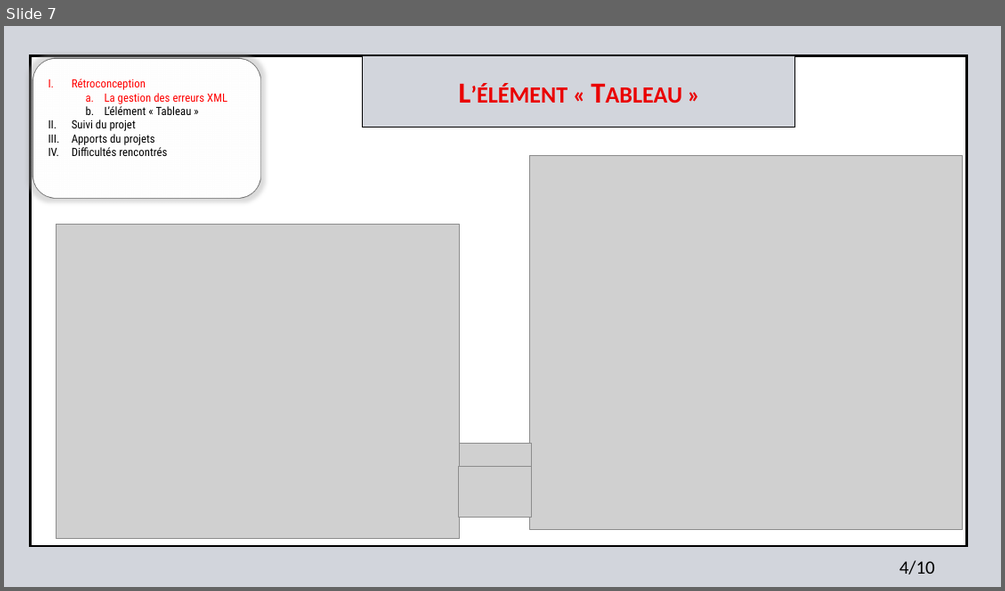
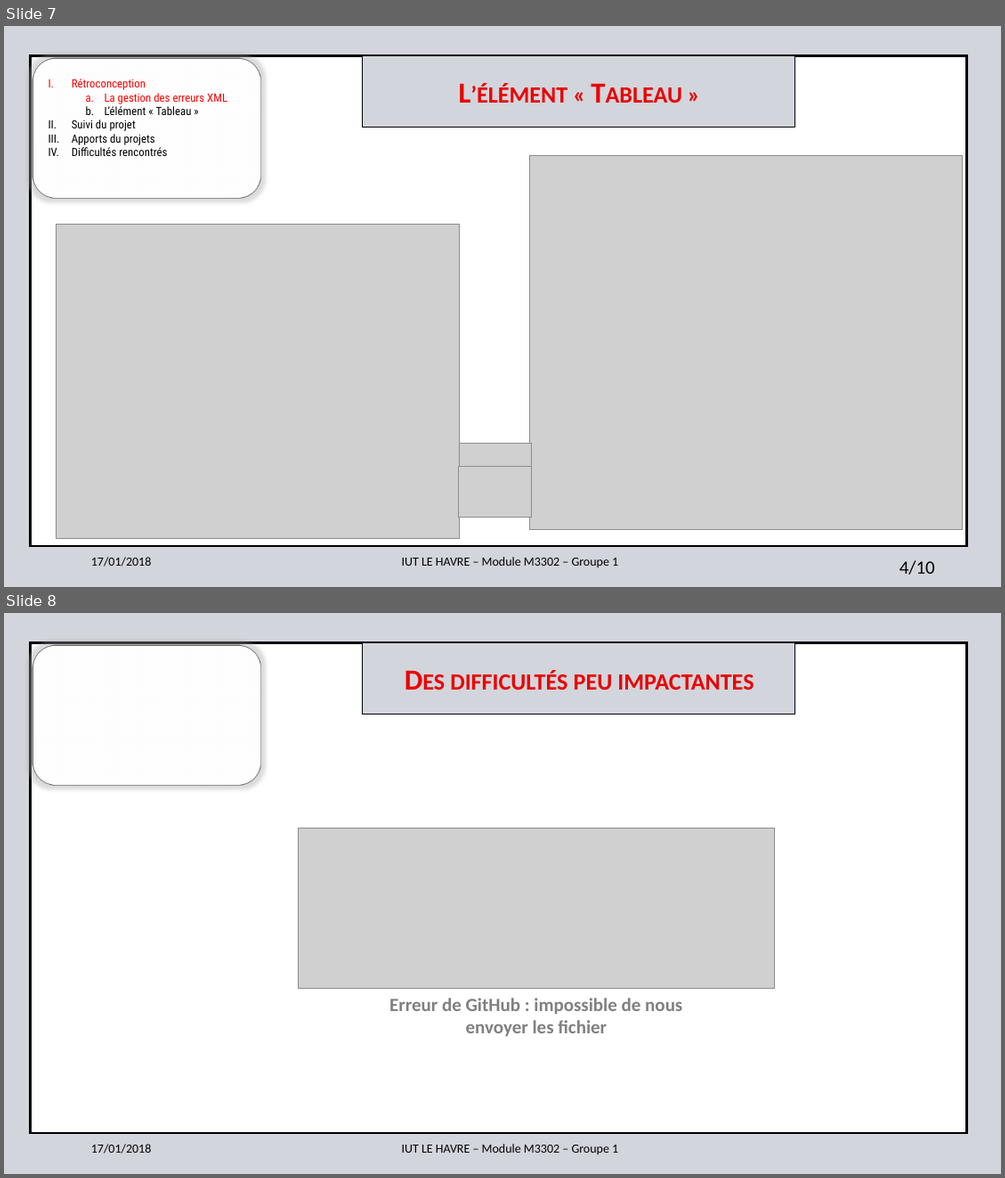
Before and after one commit to jonatjano/formulaire, a slide deck: text/Diaporama_Soutenance_projet_tutore_Bernouy_Deloison_Dewilde_Malet_Selle.pptx. Shown one above the other, each under a label of ours: slide 7 before the commit, slides 7 and 8 after it. The pictures are 1005x591 and 1005x1178 pixels, drawn with LibreOffice and Linux fonts; fonts in the diff are those of the drawing; grey boxes stand for pictures; background and template pictures are left out. Boxes give left, top, right and bottom in pixels: in the first picture for what was removed or moved away, otherwise in the second. Text is boxed around its words. In the diff, an @@ line names an element or a change of style, - is before the commit and + after.

```diff
--- a/text/Diaporama_Soutenance_projet_tutore_Bernouy_Deloison_Dewilde_Malet_Selle.pptx
+++ b/text/Diaporama_Soutenance_projet_tutore_Bernouy_Deloison_Dewilde_Malet_Selle.pptx
@@ slide 8 added at <box>4,613,1001,1174</box>, background #D2D5DC; not listed: 6 template elements that a slide beside it also shows @@
@@ text added at <box>450,670,753,690</box>, 28 pt, text #EA0000, bold, small capitals @@
+Des difficultés peu impactantes
@@ picture added at <box>298,827,775,989</box> @@
@@ text added at <box>389,997,682,1036</box>, 18 pt, text #808080, bold @@
+Erreur de GitHub : impossible de nous envoyer les fichier
@@ slide 7 changed as well @@
@@ text added at <box>91,556,151,566</box>, 12 pt, text #000000 @@
+17/01/2018
@@ text added at <box>402,556,618,567</box>, 12 pt, text #000000 @@
+IUT LE HAVRE – Module M3302 – Groupe 1
```
Also in this commit, not shown: 8 other slides changed, 1 other slide added.
